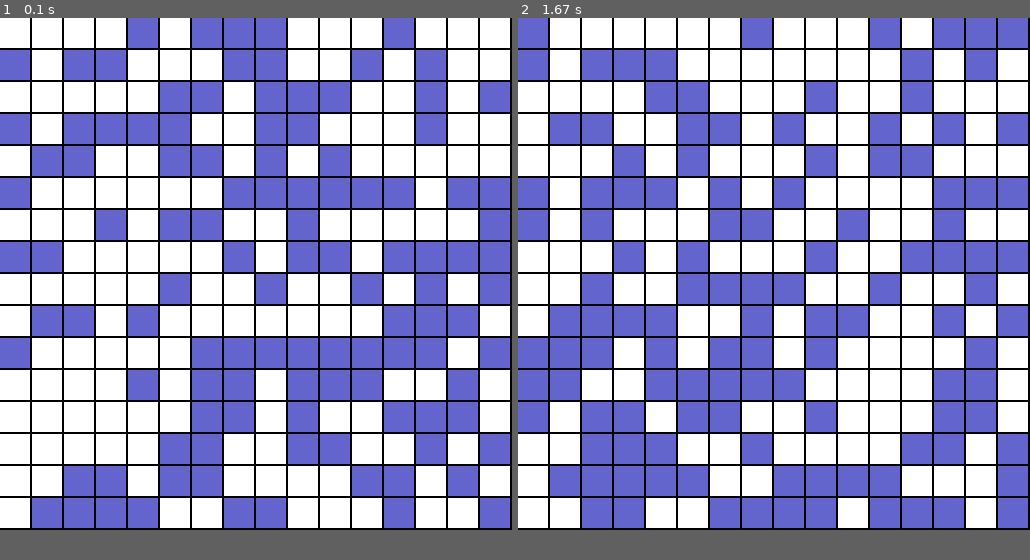
Above: before the commit, frames 1-2 (left to right).
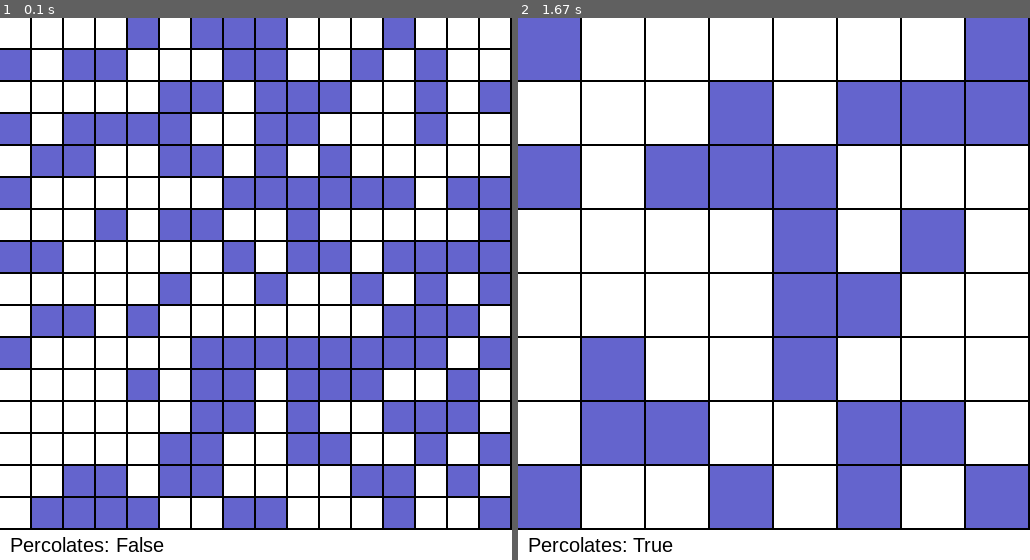
Above: after the commit, the same moments.

Repository: rusty-electron/algo-ds-princeton
Game: pygame game, started from part1/projects/percolation-pygame/main.py
Two runs of this game, one before a commit and one after it. Both use one fixed random seed, a clock stepped at 60 frames per second and the inputs below.
Inputs:
- Up to frame 1 (0.1 s): no input
- Up to frame 2 (1.67 s): hold R 0.33-0.8 s
In our replay, the window is 512x512 before the commit and 512x542 after it. These sizes can differ from the game's own. Grey fills any space a smaller window leaves; there, only what the larger window draws over its background counts as a difference.

The runs differ from the first frame. In frame 1, 0.3% of the frame differs, in the area x 2-33%, y 95-99%; in frame 2, 47%, in the area x 0-100%, y 0-99%.

Commit message:
make share ready

Diff:
--- a/part1/projects/percolation-pygame/main.py
+++ b/part1/projects/percolation-pygame/main.py
@@ -18,7 +18,8 @@
     def get_board(self):
         return self.board
 
-    def regen(self):
+    def regen(self, size = None):
+        self.size = size if size != None else self.size
         self.board = np.random.randint(low = 0, high = 2, size = (self.size, self.size))
 
     def xy_to_num(self, x, y):
@@ -37,9 +38,13 @@
                     open_idx.append(self.xy_to_num(c, r))
         return open_idx
 
-SIZE = SCREEN_H, SCREEN_W = (512, 512)
+SIZE = SCREEN_W, SCREEN_H = (512, 512 + 30)
 SCREEN = pygame.display.set_mode(SIZE)
+MSGBOX = pygame.Surface.subsurface(SCREEN, (0, 512, SCREEN_W, 30))
 pygame.display.set_caption("Percolation Demo")
+
+# set up fonts
+font = pygame.font.SysFont('Arial', 20)
 
 FPS = 30
 clock = pygame.time.Clock()
@@ -50,7 +55,7 @@
 sep_width = 2
 
 def draw_grid(board, size = 64):
-    blockSize = SCREEN_H // size # Set the size of the grid block
+    blockSize = SCREEN_W // size # Set the size of the grid block
     for x in range(size):
         for y in range(size):
             start_x = x * blockSize
@@ -97,20 +102,25 @@
 update_tree(gb, qu, size)
 
 # percolate?
-print(qu.connected(size * size, size * size + 1))
+res = qu.connected(size * size, size * size + 1)
+text = font.render(f"Percolates: {res}", 1, BLACK)
 
 while is_running:
     SCREEN.fill(BLACK)
+    MSGBOX.fill(WHITE)
+    SCREEN.blit(text, (10, 515))
     for event in pygame.event.get():
         if event.type == pygame.QUIT:
             is_running = False
         if event.type == pygame.KEYDOWN:
             if event.key == pygame.K_r:
                 # reset the gameboard
-                gb.regen()
+                size = np.random.choice([8, 16, 32, 64])
+                gb.regen(size)
                 qu = eff_union(size * size + 2)
                 update_tree(gb, qu, size)
-                print(qu.connected(size * size, size * size + 1))
+                res = qu.connected(size * size, size * size + 1)
+                text = font.render(f"Percolates: {res}", 1, BLACK)
     draw_grid(gb.get_board(), gb.size)
     clock.tick(FPS)
 
